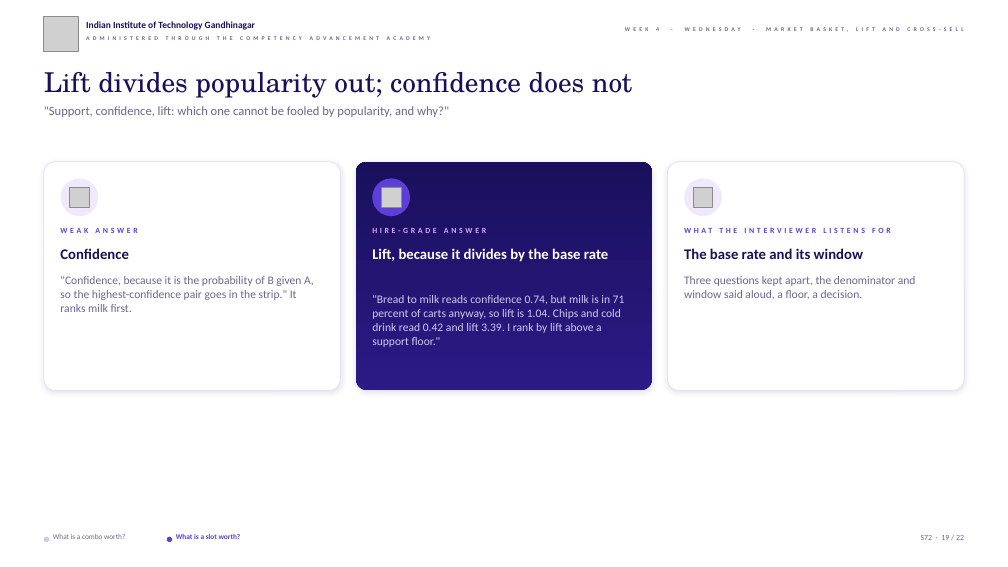
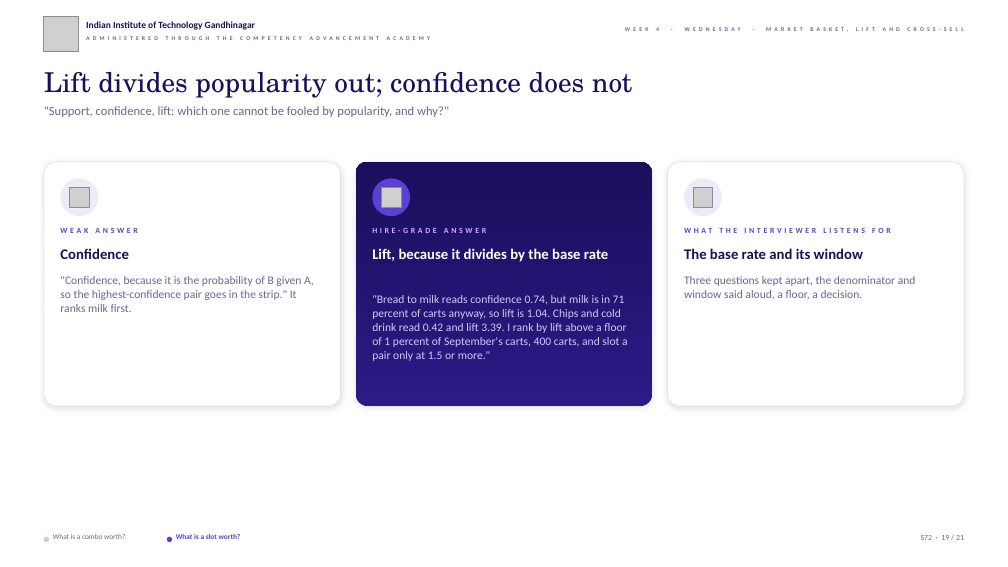
Before and after one commit to fde-academy-lab/c2-content-factory, a slide deck: slide 19 of content/W04/D3/slides/C2_W04_D03_half2_STUDENT.pptx. Drawn at 1008x567 pixels with LibreOffice and Linux fonts; fonts in the diff are those of the drawing; grey boxes stand for pictures; background and template pictures are left out. Boxes give left, top, right and bottom in pixels: in the first picture for what was removed or moved away, otherwise in the second. Text is boxed around its words. In the diff, an @@ line names an element or a change of style, - is before the commit and + after.

```diff
--- a/content/W04/D3/slides/C2_W04_D03_half2_STUDENT.pptx
+++ b/content/W04/D3/slides/C2_W04_D03_half2_STUDENT.pptx
@@ rounded rectangle: place and size @@
-rounded rectangle at [44,162,340,390]
+rounded rectangle at [44,162,340,406]
@@ rounded rectangle: place and size @@
-rounded rectangle at [355,162,652,390]
+rounded rectangle at [355,162,652,406]
@@ rounded rectangle: place and size @@
-rounded rectangle at [668,162,964,390]
+rounded rectangle at [668,162,964,406]
@@ text at [372,295,628,361]: text changed @@
-"Bread to milk reads confidence 0.74, but milk is in 71 percent of carts anyway, so lift is 1.04. Chips and cold drink read 0.42 and lift 3.39. I rank by lift above a support floor."
+"Bread to milk reads confidence 0.74, but milk is in 71 percent of carts anyway, so lift is 1.04. Chips and cold drink read 0.42 and lift 3.39. I rank by lift above a floor of 1 percent of September's carts, 400 carts, and slot a pair only at 1.5 or more."
```
Also in this commit, not shown: 20 other slides changed, 1 slide removed, 3 other files.
